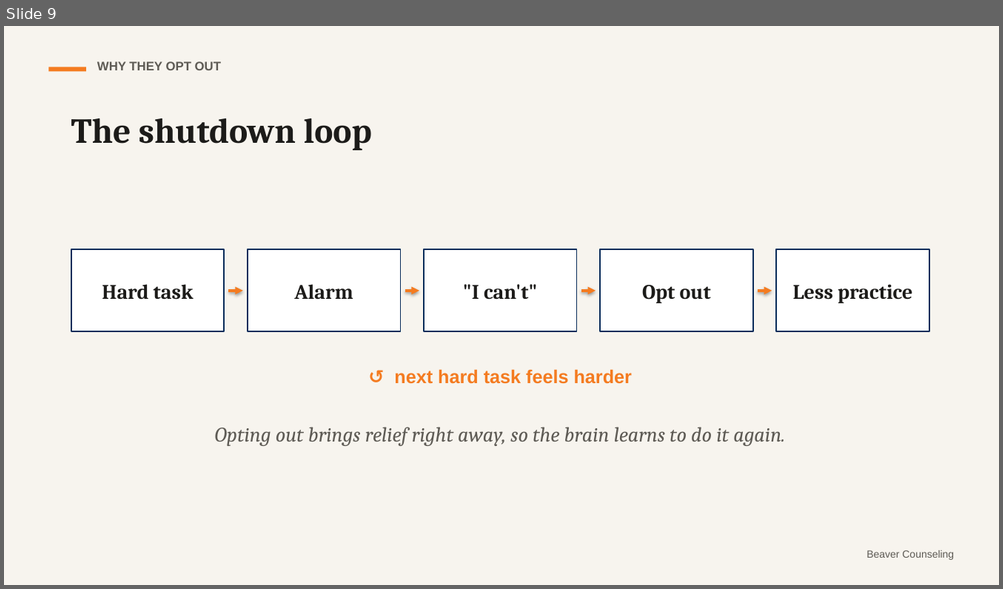
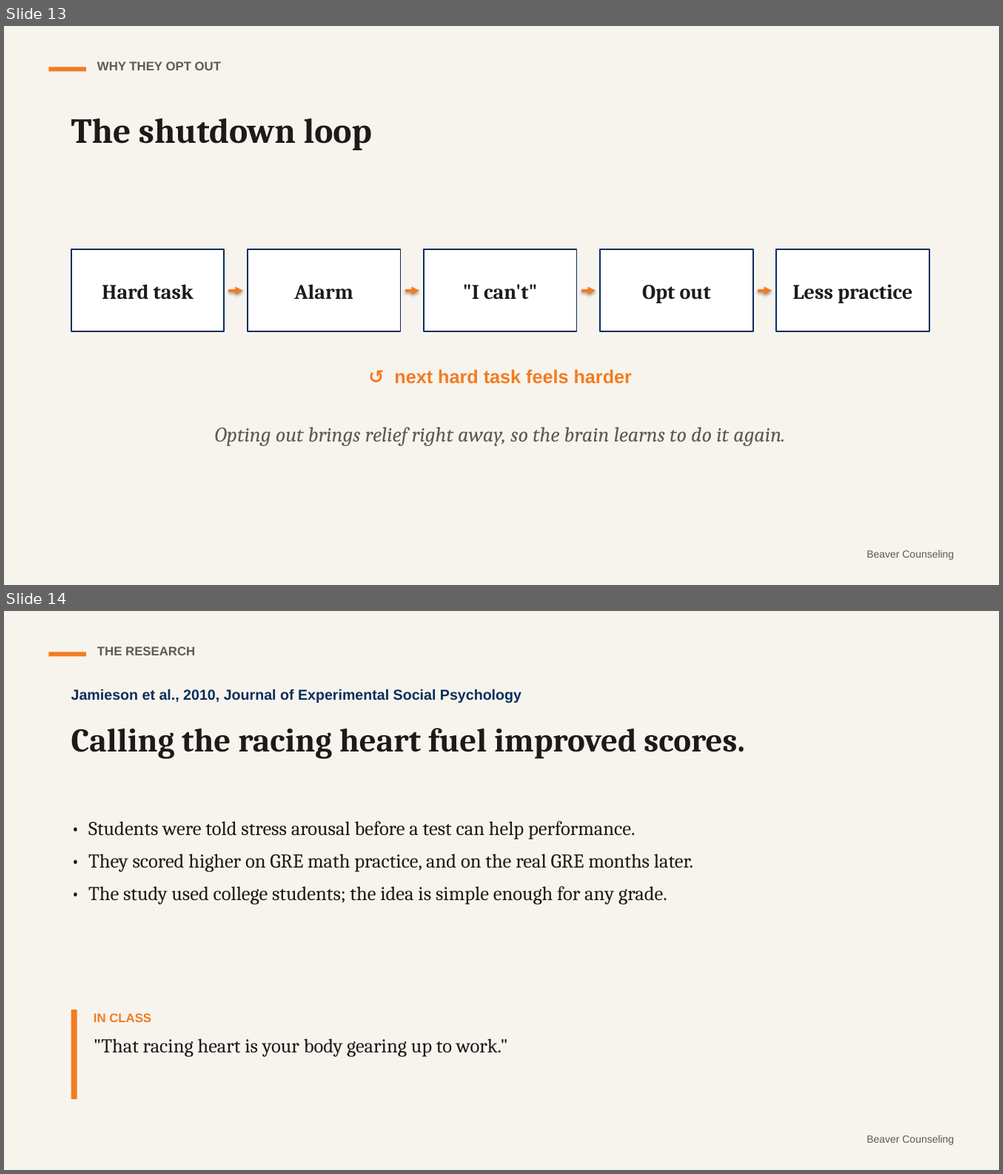
Before and after one commit to rmwtoolkit/bcds-toolkit, a slide deck: decks/stretch-not-strain-lesson-v2.pptx. Shown one above the other, each under a label of ours: slide 9 before the commit, slides 13 and 14 after it. The pictures are 1003x589 and 1003x1174 pixels, drawn with LibreOffice and Linux fonts; fonts in the diff are those of the drawing. Boxes give left, top, right and bottom in pixels: in the first picture for what was removed or moved away, otherwise in the second. Text is boxed around its words. In the diff, an @@ line names an element or a change of style, - is before the commit and + after.

```diff
--- a/decks/stretch-not-strain-lesson-v2.pptx
+++ b/decks/stretch-not-strain-lesson-v2.pptx
@@ slide 14 added at [4, 611, 999, 1170], background #F7F4EE @@
@@ rectangle added at [48, 652, 86, 657], fill #F47B20 @@
@@ text added at [97, 647, 195, 655], 12 pt, text #5D5A54, bold @@
+THE RESEARCH
@@ text added at [71, 689, 521, 703], 14 pt, text #0B2D5B, bold @@
+Jamieson et al., 2010, Journal of Experimental Social Psychology
@@ text added at [71, 728, 744, 759], 32 pt, text #1C1B19, bold @@
+Calling the racing heart fuel improved scores.
@@ text added at [88, 821, 693, 905], 19 pt, text #1C1B19 @@
+• Students were told stress arousal before a test can help performance.
+• They scored higher on GRE math practice, and on the real GRE months later.
+• The study used college students; the idea is simple enough for any grade.
@@ rectangle added at [71, 1010, 77, 1099], fill #F47B20 @@
@@ text added at [94, 1014, 508, 1057], 19 pt, text #1C1B19 @@
+IN CLASS
+"That racing heart is your body gearing up to work."
@@ text added at [866, 1136, 953, 1145], 10 pt, text #5D5A54 @@
+Beaver Counseling
@@ what was slide 9 is now slide 13 @@
```
Also in this commit, not shown: 9 slides changed, 7 other slides added, 2 slides removed, 20 other files.
